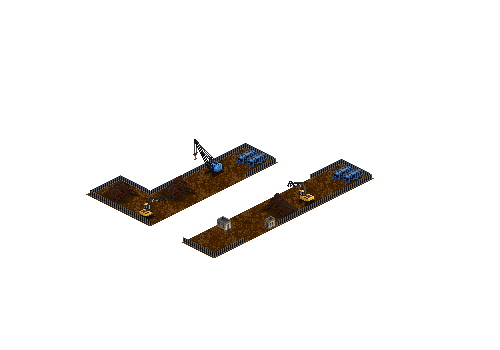
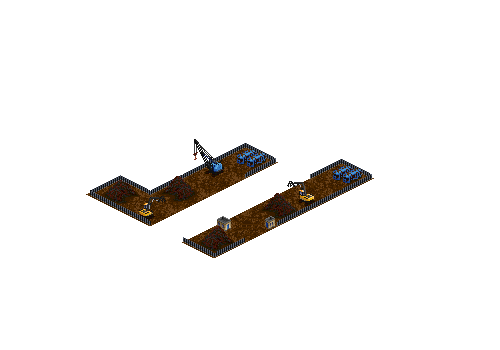
Layered file, before and after one edit (500x350). Changes by layer:
added layer "scrap pile 1 copy 3" in group "fenced bottom corner" over [198, 226, 235, 252]
painted on "scrap pile 1 copy 2" over [159, 176, 198, 203]
